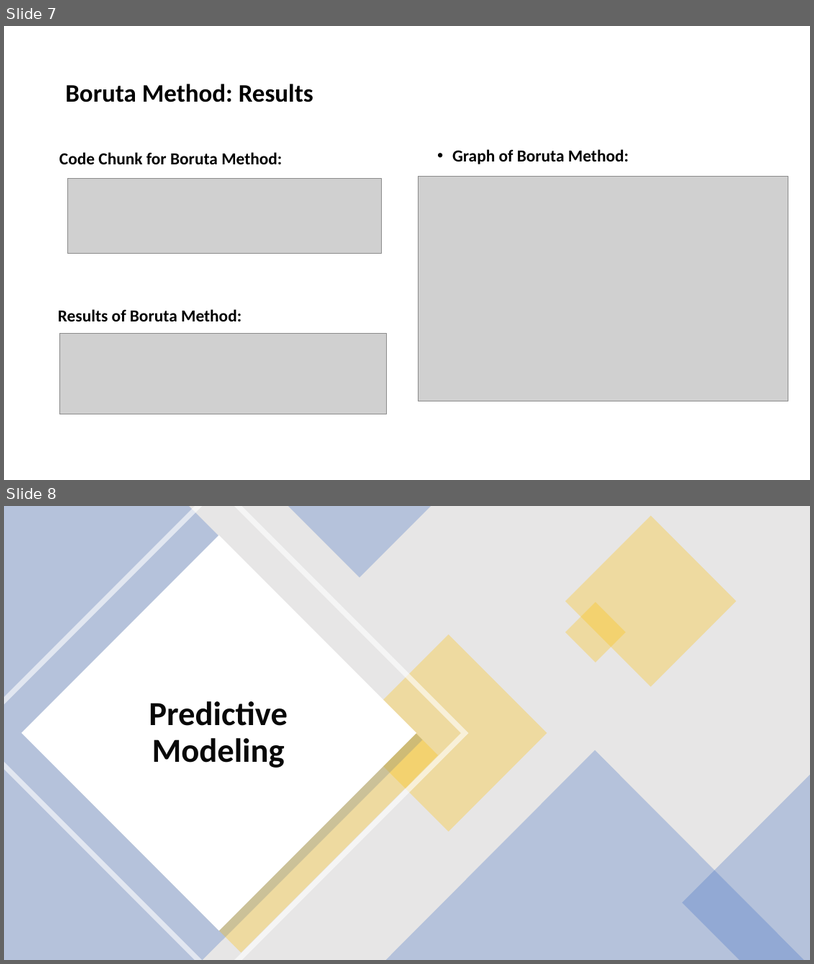
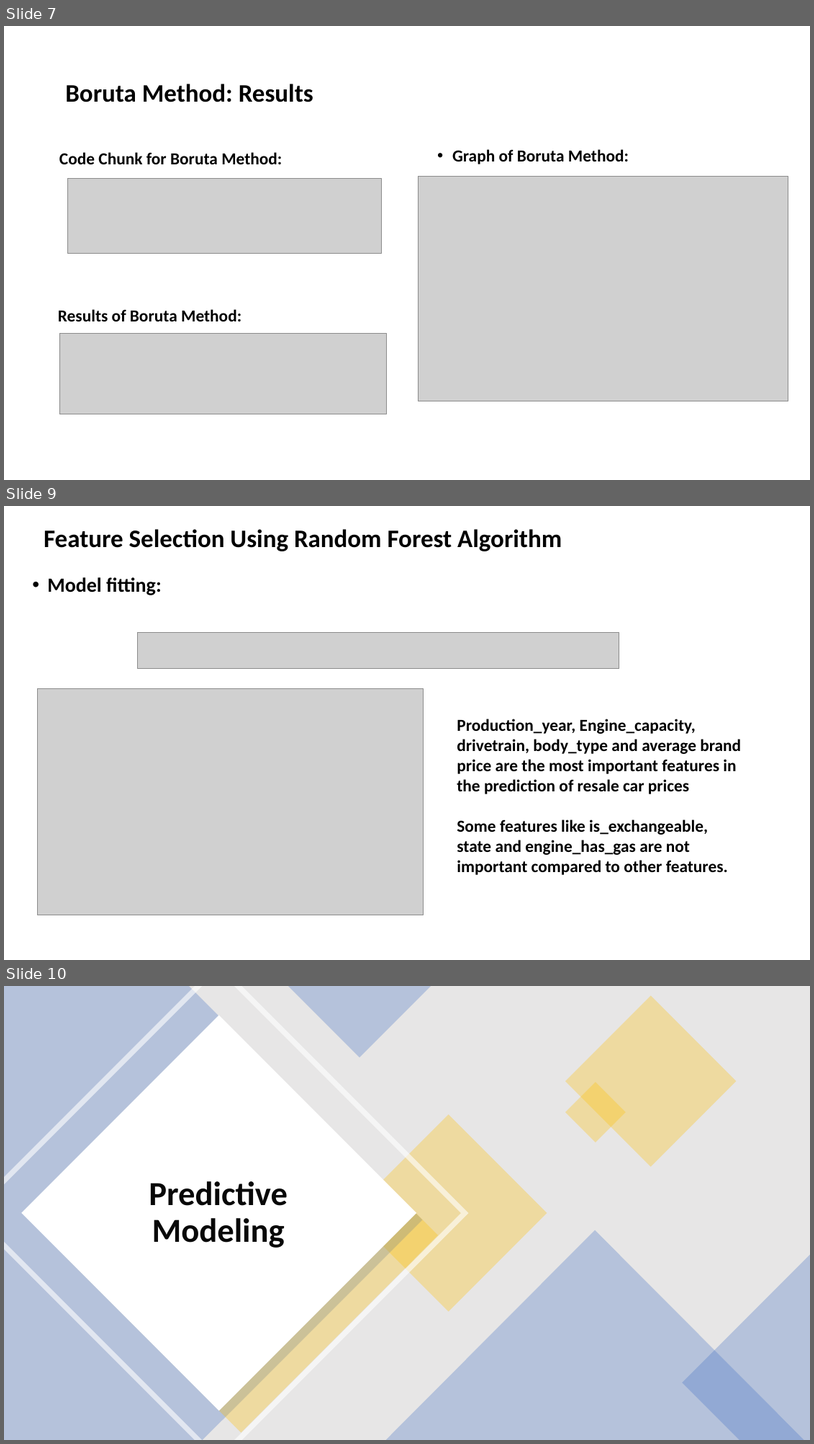
Before and after one commit to MANOJKUMAR1302/22FA_Dataverse_Team08, a slide deck: TEAM 8_FINAL_PRESENTATION.pptx. Shown one above the other, each under a label of ours: slides 7 and 8 before the commit, slides 7, 9 and 10 after it; the slides between them are not shown. The pictures are 814x964 and 814x1444 pixels, drawn with LibreOffice and Linux fonts; fonts in the diff are those of the drawing; grey boxes stand for pictures. Boxes give left, top, right and bottom in pixels: in the first picture for what was removed or moved away, otherwise in the second. Text is boxed around its words. In the diff, an @@ line names an element or a change of style, - is before the commit and + after.

Commit message:
Update TEAM 8_FINAL_PRESENTATION.pptx
Added slides for RF feature selection Technique

```diff
--- a/TEAM 8_FINAL_PRESENTATION.pptx
+++ b/TEAM 8_FINAL_PRESENTATION.pptx
@@ slide 9 added at <box>4,506,810,960</box>, background #FFFFFF @@
@@ title added at <box>44,529,562,551</box>, 30 pt, text #000000, bold @@
+Feature Selection Using Random Forest Algorithm
@@ text added at <box>47,577,162,595</box>, 24 pt, text #000000, bold @@
+• Model fitting:
@@ picture added at <box>138,633,620,669</box> @@
@@ picture added at <box>38,689,424,914</box> @@
@@ text added at <box>457,718,741,875</box>, 20 pt, text #000000, bold @@
+Production_year, Engine_capacity, drivetrain, body_type and average brand price are the most important features in the prediction of resale car prices
+Some features like is_exchangeable, state and engine_has_gas are not important compared to other features.
@@ what was slide 8 is now slide 10 @@
```
Also in this commit, not shown: 1 other slide added.
